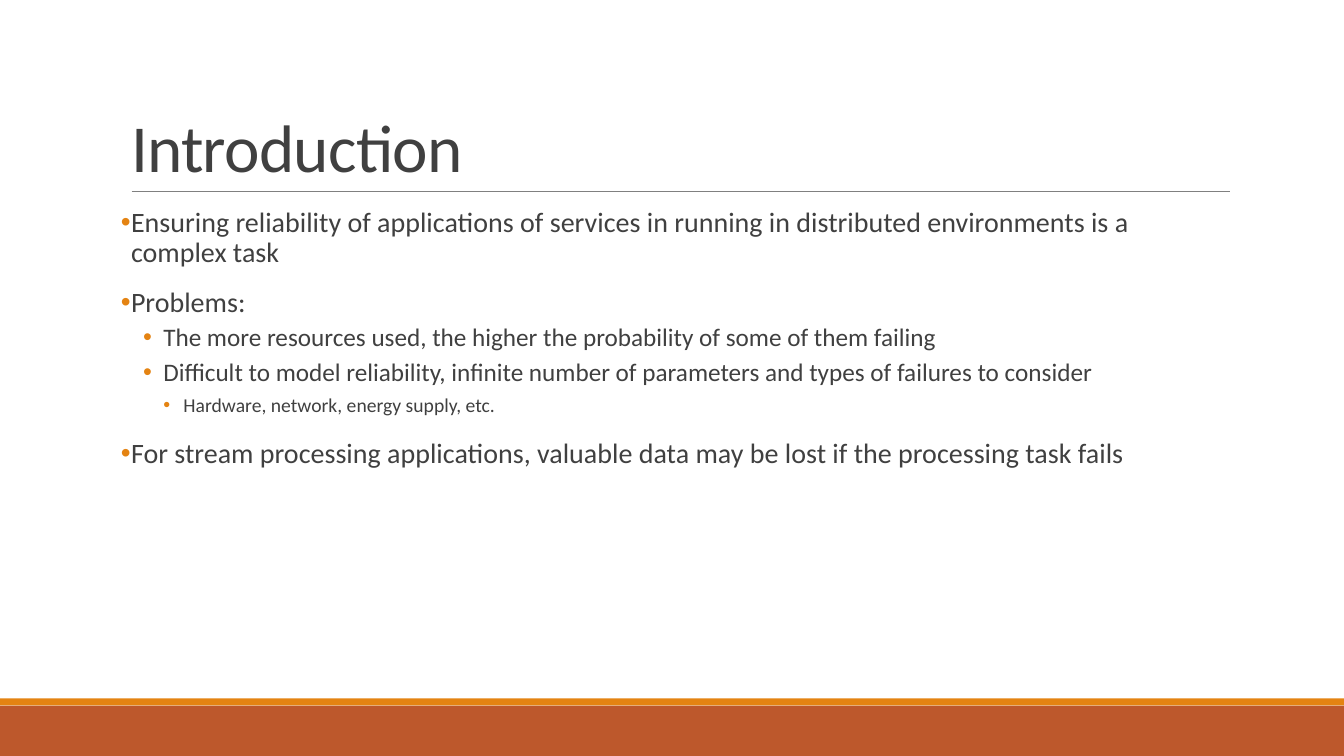
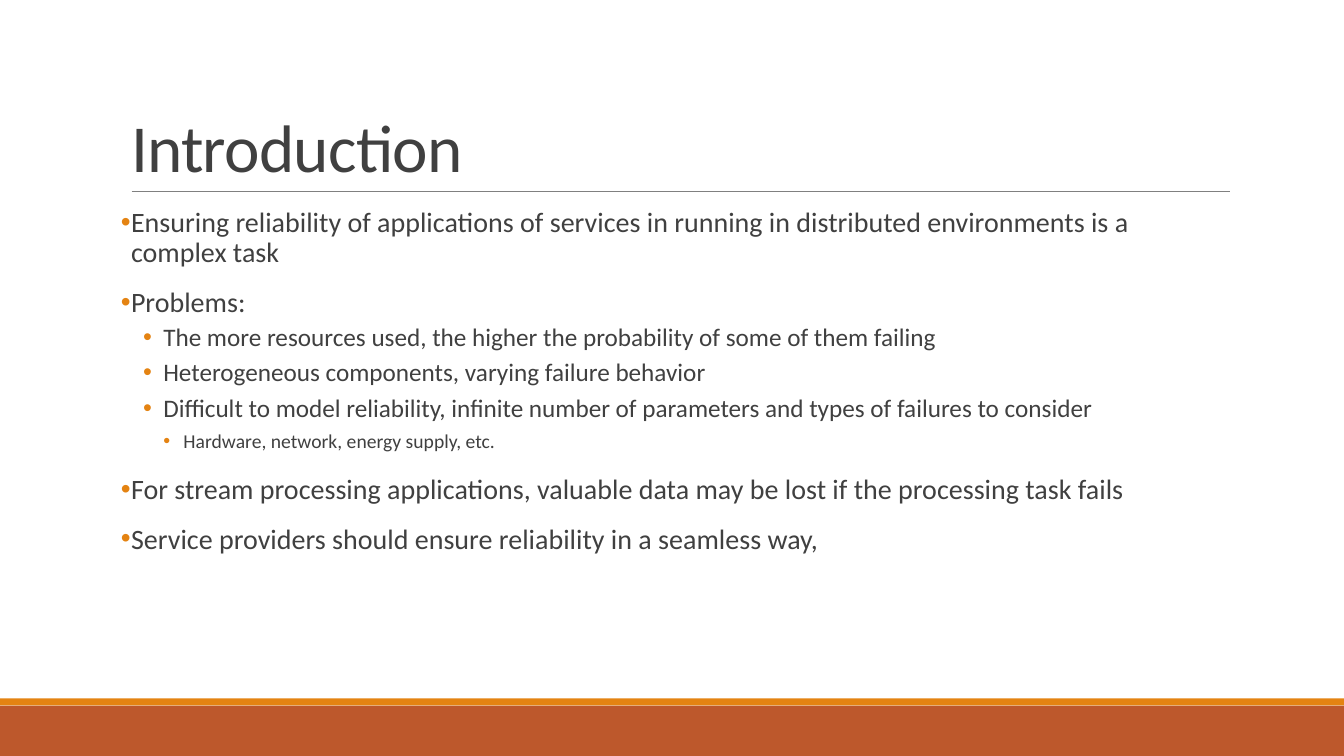
Before and after one commit to PStahl/master_thesis, a slide deck: slide 3 of presentation/presentation.pptx. Drawn at 1344x756 pixels with LibreOffice and Linux fonts; fonts in the diff are those of the drawing. Boxes give left, top, right and bottom in pixels: in the first picture for what was removed or moved away, otherwise in the second. Text is boxed around its words. In the diff, an @@ line names an element or a change of style, - is before the commit and + after.

```diff
--- a/presentation/presentation.pptx
+++ b/presentation/presentation.pptx
@@ text at (163,363,706,386): paragraph added @@
+  • Heterogeneous components, varying failure behavior
@@ text at (131,529,818,554): paragraph added @@
+• Service providers should ensure reliability in a seamless way,
```
Also in this commit, not shown: 2 other slides changed.
